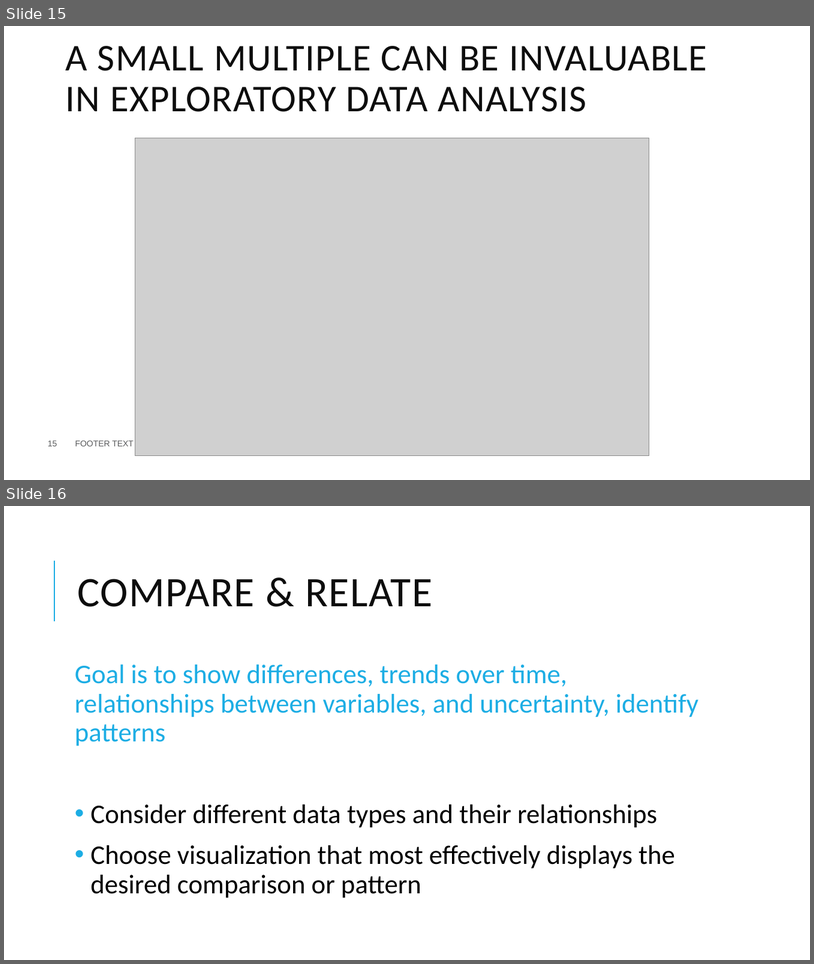
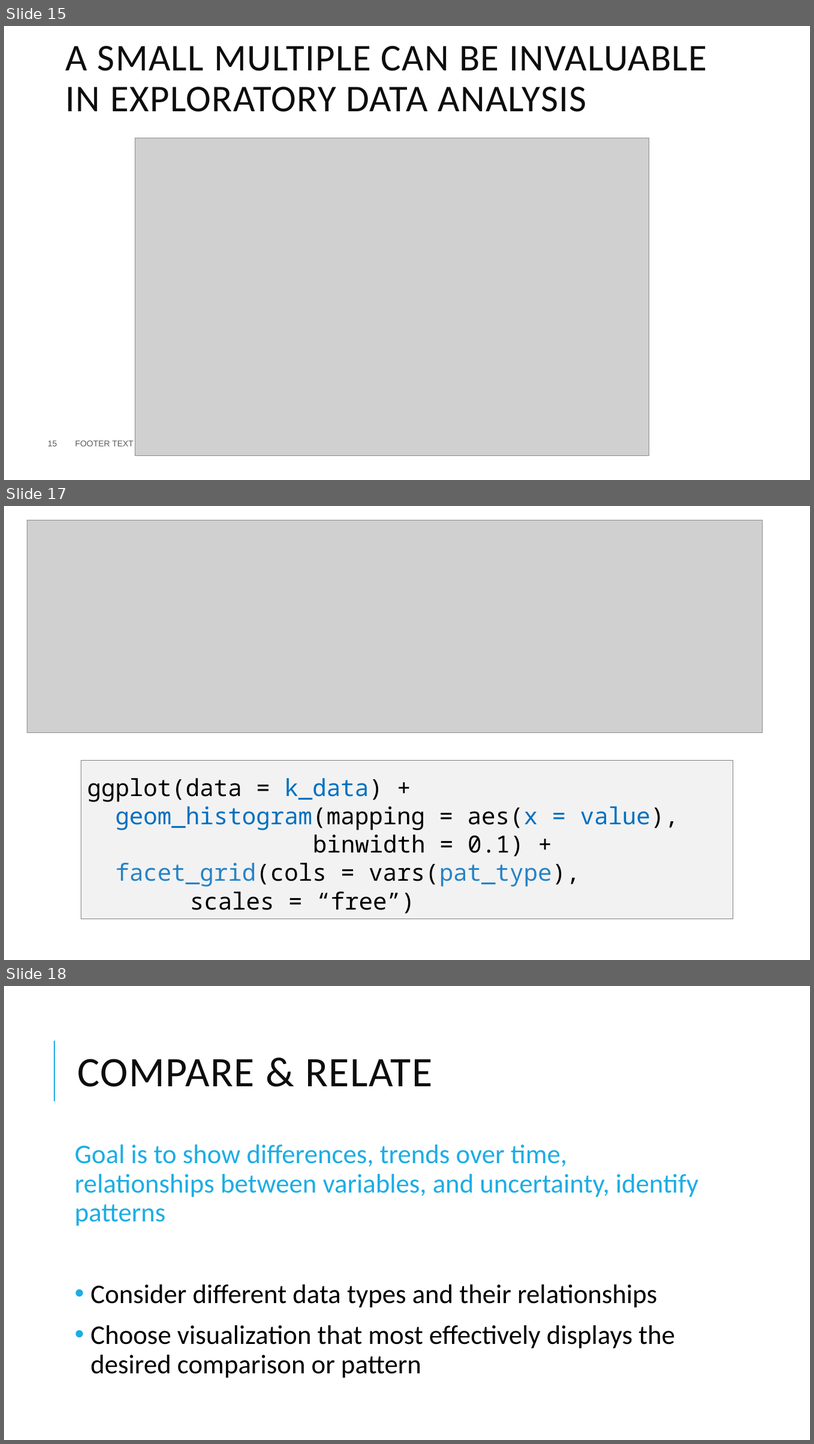
Before and after one commit to pcmathias/MSACL-data-literacy, a slide deck: updates_2026/presentations/module_3_slides.pptx. Shown one above the other, each under a label of ours: slides 15 and 16 before the commit, slides 15, 17 and 18 after it; the slides between them are not shown. The pictures are 814x964 and 814x1444 pixels, drawn with LibreOffice and Linux fonts; fonts in the diff are those of the drawing; grey boxes stand for pictures. Boxes give left, top, right and bottom in pixels: in the first picture for what was removed or moved away, otherwise in the second. Text is boxed around its words. In the diff, an @@ line names an element or a change of style, - is before the commit and + after.

```diff
--- a/updates_2026/presentations/module_3_slides.pptx
+++ b/updates_2026/presentations/module_3_slides.pptx
@@ slide 17 added at (4, 506, 810, 960), background #FFFFFF @@
@@ picture added at (27, 520, 763, 733) @@
@@ rectangle added at (81, 760, 734, 919), fill #F2F2F2, outline #808080 0.75 pt @@
@@ text added at (87, 778, 679, 913), 28 pt, text #000000 @@
+ggplot(data = k_data) +
+geom_histogram(mapping = aes(x = value),
+binwidth = 0.1) +
+facet_grid(cols = vars(pat_type),
+scales = “free”)
@@ what was slide 16 is now slide 18 @@
```
Also in this commit, not shown: 2 slides changed, 2 other slides added, 1 other file.
